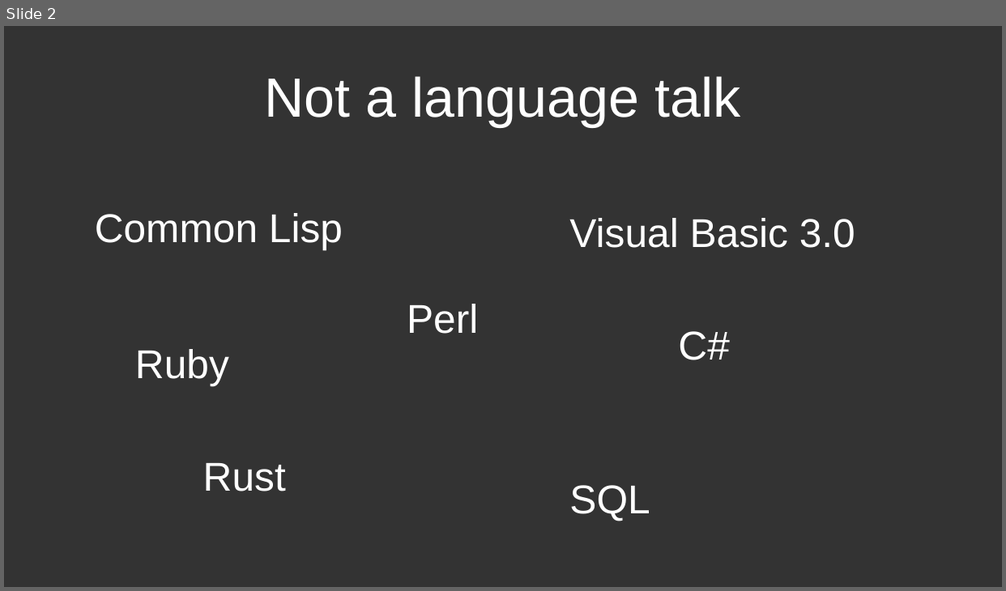
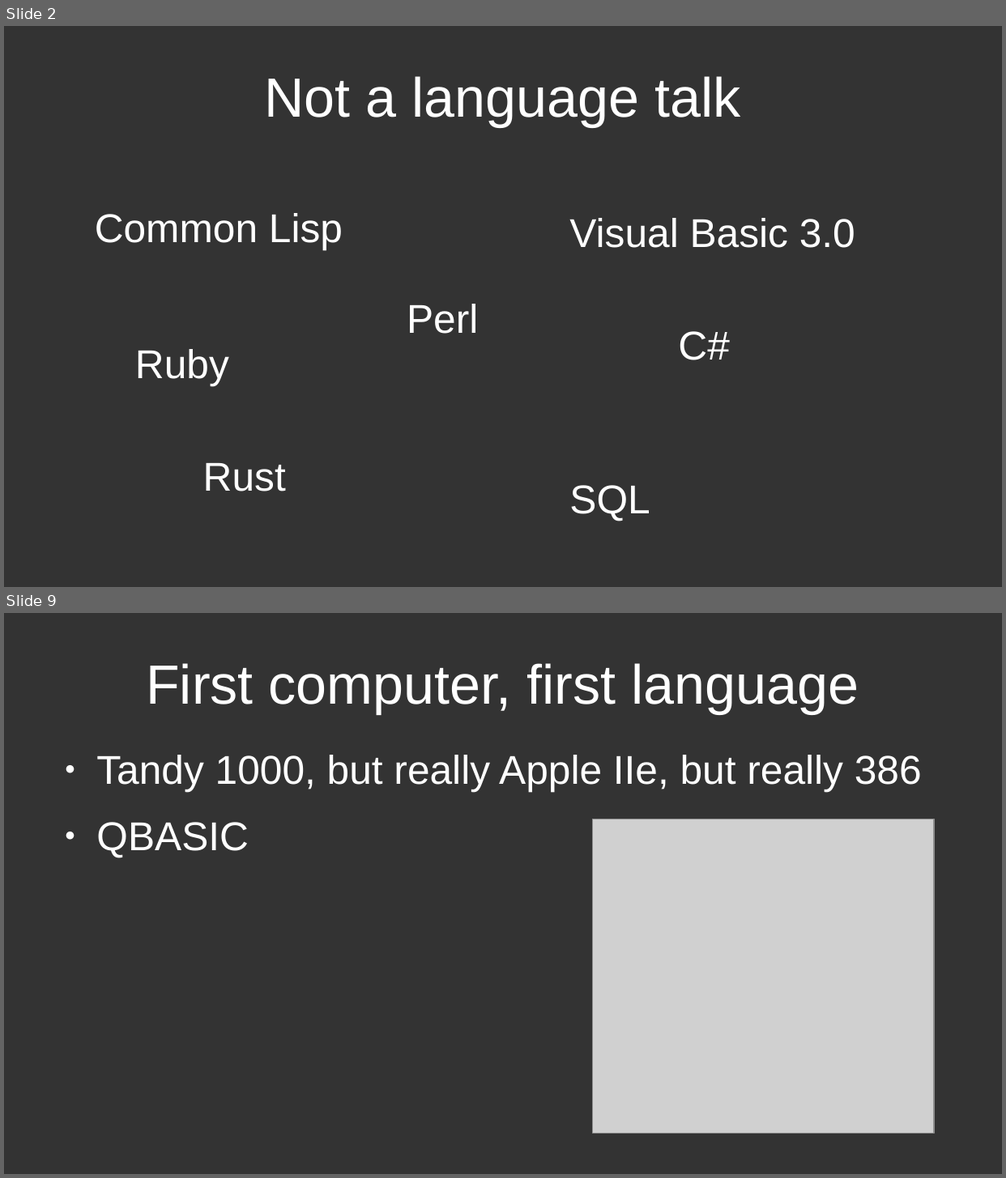
Before and after one commit to deobald/talks, a slide deck: 2024-03-23-inclojure-keynote/talk.odp. Shown one above the other, each under a label of ours: slide 2 before the commit, slides 2 and 9 after it; the slides between them are not shown. The pictures are 1006x591 and 1006x1178 pixels, drawn with LibreOffice and Linux fonts; fonts in the diff are those of the drawing; grey boxes stand for pictures. Boxes give left, top, right and bottom in pixels: in the first picture for what was removed or moved away, otherwise in the second. Text is boxed around its words. In the diff, an @@ line names an element or a change of style, - is before the commit and + after.

Commit message:
first section done

```diff
--- a/2024-03-23-inclojure-keynote/talk.odp
+++ b/2024-03-23-inclojure-keynote/talk.odp
@@ slide 9 added at <box>4,613,1002,1174</box>, background #333333 @@
@@ title added at <box>146,663,859,714</box>, 44 pt, text #FFFFFF @@
+First computer, first language
@@ text added at <box>96,755,922,858</box>, 32 pt, text #FFFFFF @@
+● Tandy 1000, but really Apple IIe, but really 386
+● QBASIC
@@ picture added at <box>593,820,934,1134</box> @@
```
Also in this commit, not shown: 15 other slides added, 8 other files.
